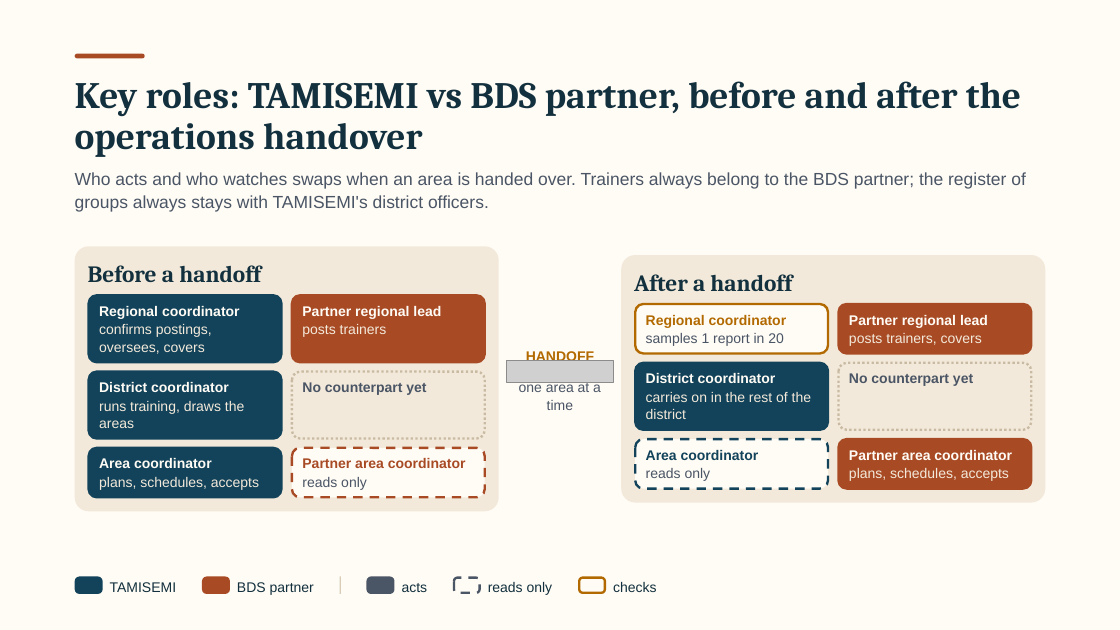
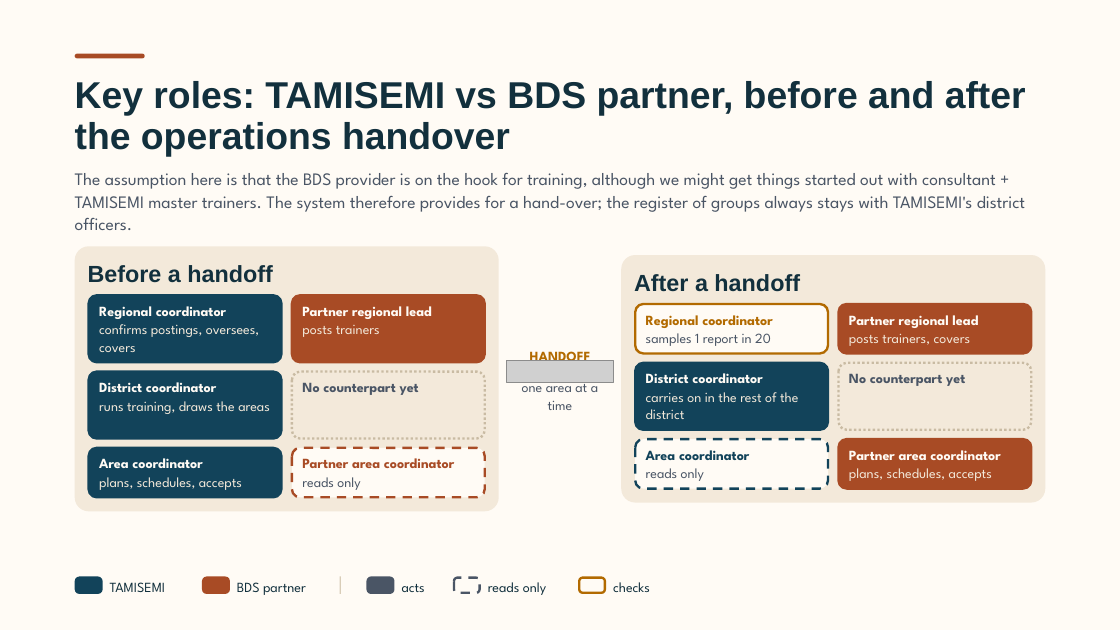
Before and after one commit to andvraman/cmg-cap, a slide deck: slide 5 of CMG-Training-system-introduction.pptx. Drawn at 1120x630 pixels with LibreOffice and Linux fonts; fonts in the diff are those of the drawing; grey boxes stand for pictures. Boxes give left, top, right and bottom in pixels: in the first picture for what was removed or moved away, otherwise in the second. Text is boxed around its words. In the diff, an @@ line names an element or a change of style, - is before the commit and + after.

Commit message:
Slide 5 wording, slide 6 wording and tidied link, fonts renamed to the agreed Domine/Nunito Sans throughout

```diff
--- a/CMG-Training-system-introduction.pptx
+++ b/CMG-Training-system-introduction.pptx
@@ text at (75,173,1025,212): text changed; font Arial to League Spartan @@
-Who acts and who watches swaps when an area is handed over. Trainers always belong to the BDS partner; the register of groups always stays with TAMISEMI's district officers.
+The assumption here is that the BDS provider is on the hook for training, although we might get things started out with consultant + TAMISEMI master trainers. The system therefore provides for a hand-over; the register of groups always stays with TAMISEMI's district officers.
@@ font Cambria to Arial in 3 elements at (75,81,1026,157), (88,265,273,283), (634,274,800,292) @@
@@ font Arial to League Spartan in 29 elements at (99,306,227,319), (99,324,259,352), (302,306,432,319), (302,325,380,337), (99,382,216,392), (99,401,270,414), (302,383,419,395), (99,458,202,468), (99,477,242,490), (302,458,454,468), (302,477,360,490), (530,347,591,361), (522,379,598,410), (646,315,773,328), (646,333,771,346), (849,315,978,328), (849,334,971,346), (646,373,762,383), (646,392,798,419), (849,374,965,386), (646,450,749,460), (646,468,704,481), (849,450,1000,460), (849,468,992,481), (110,582,166,592), (237,582,306,595), (402,584,425,592), (488,582,546,595), (613,582,650,592) @@
```
Also in this commit, not shown: 5 other slides changed, 1 other file.
